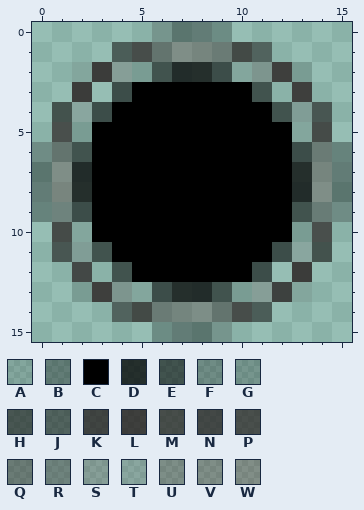
Pixel-art sprite, stored at Classroom Learning Partner/Resources/Images/Dotted16.png. The picture above is the old version.
The file is 16x16 pixels. Pixels under 10% opacity are left out. Colours within 5 levels of each other are drawn and written as one.
Palette (. is transparent): A #00000020  B #00000058  C #000000  D #000000c0  E #00000090  F #00000043  G #00000037  H #110e0e96  J #110f0f85  K #1f1616b8  L #201515bf  M #211818ad  N #262020be  P #2a2222b6  Q #31252570  R #3c373770  S #55404040  T #64606040  U #32000040  V #3c000040  W #44000040
The same view after the edit:
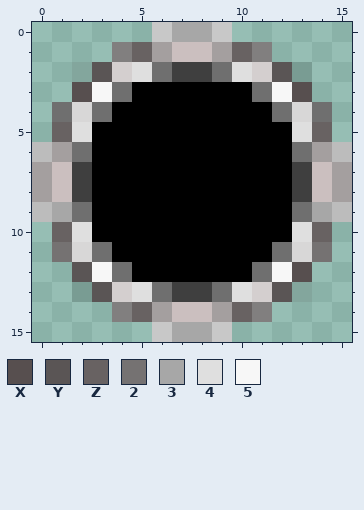
Colours new in this view: X #574f4f  Y #5a5555  Z #686262  2 #757272  3 #a7a7a7  4 #dfdfdf  5 #f7f7f7
From old to new:
@@ palette @@
-D #000000c0
+D #3f3f3f
-E #00000090
+E #6f6f6f
-F #00000043
+F #bcbcbc
-G #00000037
+G #c8c8c8
-J #110f0f85
+J #817f7f
-Q #31252570
+Q #a49f9f
-S #55404040
+S #d4cfcf
-T #64606040
+T #d8d7d7
-V #3c000040
+V #cbbfbf
@@ x 0..15 @@
- 0 ......GBBG......
- 1 ....JMQVVQMJ....
- 2 ..ALSAEDDEASLA..
- 3 ..L.ECCCCCCE.L..
- 4 .HTECCCCCCCCETH.
- 5 .PACCCCCCCCCCAP.
+ 0 ......G33G......
+ 1 ....JZQVVQZJ....
+ 2 ..AYS4EDDE4SYA..
+ 3 ..X5ECCCCCCE5X..
+ 4 .ETECCCCCCCCETE.
+ 5 .Z4CCCCCCCCCC4Z.
  6 FQECCCCCCCCCCEQF
- 7 BVDCCCCCCCCCCDVB
- 8 BWDCCCCCCCCCCDVB
- 9 FRECCCCCCCCCCERF
-10 .PACCCCCCCCCCAP.
-11 .HTECCCCCCCCETH.
-12 ..N.ECCCCCCE.L..
-13 ..ALSAEDDEASKA..
-14 ....JMQUUQMJ....
-15 ......GBBG......
+ 7 QVDCCCCCCCCCCDVQ
+ 8 QVDCCCCCCCCCCDVQ
+ 9 F3ECCCCCCCCCCE3F
+10 .Z4CCCCCCCCCC4Z.
+11 .2TECCCCCCCCET2.
+12 ..Y5ECCCCCCE5X..
+13 ..AYS4EDDE4SYA..
+14 ....JZQVVQZJ....
+15 ......G33G......
Pixel boxes of the changes (left, top, right, bottom) in both pictures:
changed: (32, 22, 352, 342)
